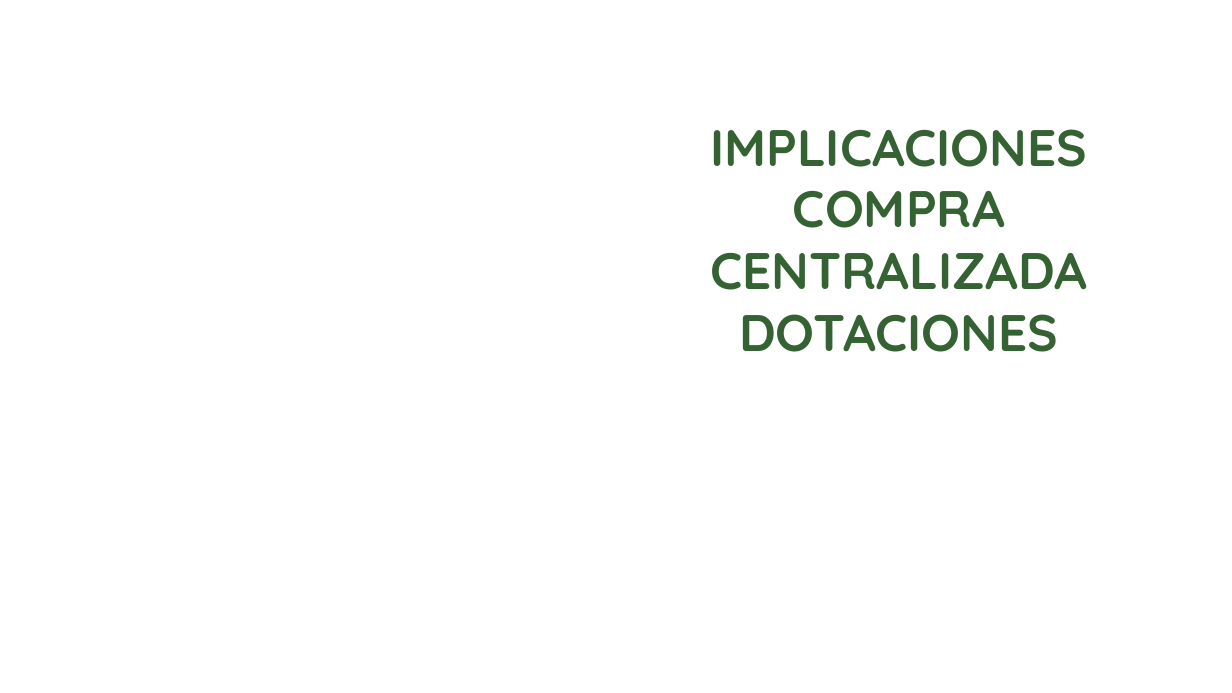
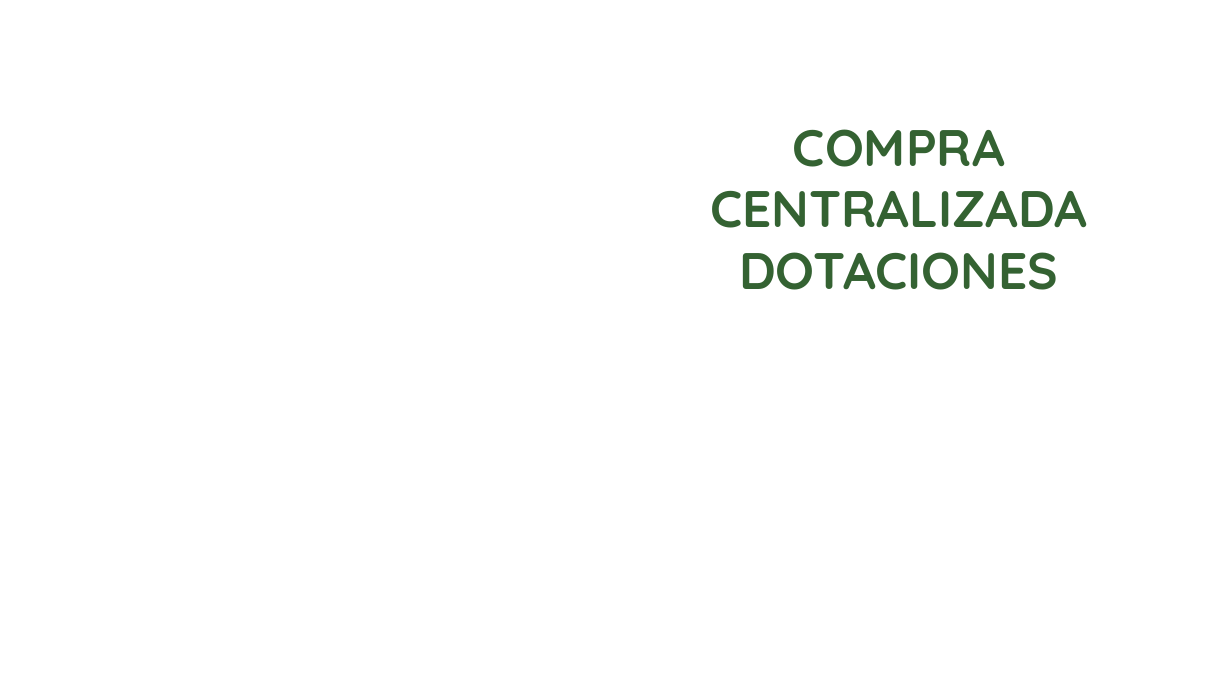
Before and after one commit to paulaO/Dotaciones2019, a slide deck: slide 2 of 5.GestionDotaciones/CompraControlada/ReunionCompraCentralizada_2018/PRESENTACION CENTRALIZACION DOTACIONES 070319.pptx (slide 5 before the commit). Drawn at 1232x693 pixels with LibreOffice and Linux fonts; fonts in the diff are those of the drawing; background and template pictures are left out. Boxes give left, top, right and bottom in pixels: in the first picture for what was removed or moved away, otherwise in the second. Text is boxed around its words. In the diff, an @@ line names an element or a change of style, - is before the commit and + after.

```diff
--- a/5.GestionDotaciones/CompraControlada/ReunionCompraCentralizada_2018/PRESENTACION CENTRALIZACION DOTACIONES 070319.pptx
+++ b/5.GestionDotaciones/CompraControlada/ReunionCompraCentralizada_2018/PRESENTACION CENTRALIZACION DOTACIONES 070319.pptx
@@ text at [710,129,1087,167]: paragraph removed @@
-IMPLICACIONES
```
Also in this commit, not shown: 1 other slide changed, 7 slides added, 6 slides removed, 11 other files.
